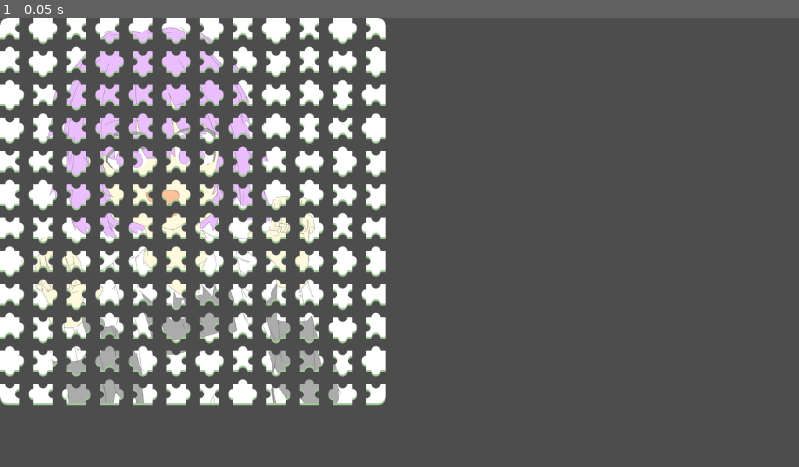
Above: before the commit, frame 1.
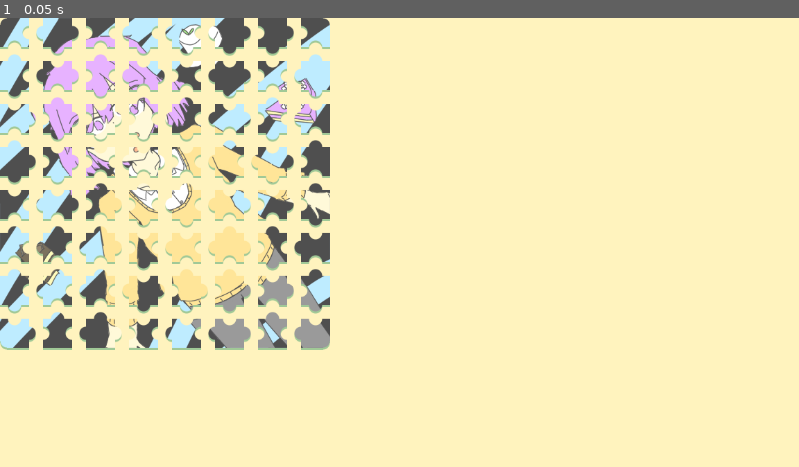
Above: after the commit, the same moment.

Repository: TripleCubes/CakePuzzle
Game: Godot game, scene res://Scenes/main.tscn
Two runs of this game, one before a commit and one after it. Both use one fixed random seed, a clock stepped at 60 frames per second and the inputs below.
Inputs:
- Up to frame 1 (0.05 s): no input

The runs differ from the first frame. In frame 1, 97% of the frame differs, in the area x 0-100%, y 0-100%.

Commit message:
Add 2 new sprites

Diff:
--- a/CakePuzzle/Scenes/main.tscn
+++ b/CakePuzzle/Scenes/main.tscn
@@ -1,8 +1,12 @@
-[gd_scene load_steps=2 format=3 uid="uid://daxam6xj00kwr"]
+[gd_scene load_steps=3 format=3 uid="uid://daxam6xj00kwr"]
 
 [ext_resource type="Script" path="res://Scripts/main.gd" id="1_6k8ji"]
+[ext_resource type="PackedScene" uid="uid://cbq3dhqky1053" path="res://Scenes/menu.tscn" id="2_c4ds1"]
 
 [node name="Main" type="Node2D"]
 script = ExtResource("1_6k8ji")
 
+[node name="Menu" parent="." instance=ExtResource("2_c4ds1")]
+visible = false
+
 [node name="Pieces" type="Node2D" parent="."]
--- /dev/null
+++ b/CakePuzzle/Scenes/menu.tscn
@@ -0,0 +1,19 @@
+[gd_scene load_steps=3 format=3 uid="uid://cbq3dhqky1053"]
+
+[ext_resource type="Texture2D" uid="uid://cmlt6in6uhkc" path="res://Assets/Sprites/selection_button.png" id="1_42mbl"]
+[ext_resource type="Texture2D" uid="uid://bjgkh3cx68nnv" path="res://Assets/Sprites/title.png" id="2_aj0cr"]
+
+[node name="Menu" type="Node2D"]
+
+[node name="TextureButton" type="TextureButton" parent="."]
+offset_left = 30.0
+offset_top = 290.0
+offset_right = 236.0
+offset_bottom = 366.0
+mouse_default_cursor_shape = 2
+texture_normal = ExtResource("1_42mbl")
+
+[node name="Title" type="Sprite2D" parent="."]
+position = Vector2(221.423, 134.75)
+scale = Vector2(0.604987, 0.604987)
+texture = ExtResource("2_aj0cr")
--- a/CakePuzzle/Scenes/piece.tscn
+++ b/CakePuzzle/Scenes/piece.tscn
@@ -2,8 +2,8 @@
 
 [ext_resource type="Shader" path="res://Shaders/piece.gdshader" id="1_1g31t"]
 [ext_resource type="Script" path="res://Scripts/Piece/piece.gd" id="1_657fp"]
-[ext_resource type="Texture2D" uid="uid://c518n4d5g8kgq" path="res://Assets/Sprites/double.png" id="2_wc3xg"]
 [ext_resource type="Script" path="res://Scripts/Piece/piece_sprite.gd" id="3_ngye2"]
+[ext_resource type="Texture2D" uid="uid://b8u02js4bel64" path="res://Assets/Sprites/_1.png" id="4_pyjnn"]
 [ext_resource type="Script" path="res://Scripts/Piece/piece_height.gd" id="5_eesca"]
 
 [sub_resource type="StyleBoxEmpty" id="StyleBoxEmpty_3r65l"]
@@ -62,7 +62,7 @@
 
 [node name="Sprite2D" type="Sprite2D" parent="."]
 material = SubResource("ShaderMaterial_ah5ir")
-texture = ExtResource("2_wc3xg")
+texture = ExtResource("4_pyjnn")
 centered = false
 offset = Vector2(-20, -20)
 script = ExtResource("3_ngye2")
--- /dev/null
+++ b/CakePuzzle/Scenes/selection_menu.tscn
@@ -0,0 +1,3 @@
+[gd_scene format=3 uid="uid://hjx6rq25as5b"]
+
+[node name="SelectionMenu" type="Node2D"]
--- a/CakePuzzle/Scripts/main.gd
+++ b/CakePuzzle/Scripts/main.gd
@@ -3,8 +3,8 @@
 var piece_list = []
 
 func _ready():
-	var divide_vec = Vector2(12, 12)
-	var circle_radius: float = 7
+	var divide_vec = Vector2(8, 8)
+	var circle_radius: float = 10
 
 	for i in divide_vec.y:
 		piece_list.append([])
--- a/CakePuzzle/project.godot
+++ b/CakePuzzle/project.godot
@@ -24,3 +24,4 @@
 
 renderer/rendering_method="gl_compatibility"
 renderer/rendering_method.mobile="gl_compatibility"
+environment/defaults/default_clear_color=Color(1, 0.952941, 0.745098, 1)
Binary file added: CakePuzzle/Assets/Sprites/_0.png
Not shown, added: CakePuzzle/Assets/Sprites/_0.png.import
Binary file added: CakePuzzle/Assets/Sprites/_1.png
Not shown, added: CakePuzzle/Assets/Sprites/_1.png.import
Binary file added: CakePuzzle/Assets/Sprites/selection_button.png
Not shown, added: CakePuzzle/Assets/Sprites/selection_button.png.import
Binary file added: CakePuzzle/Assets/Sprites/title.png
Not shown, added: CakePuzzle/Assets/Sprites/title.png.import
Not shown, added: CakePuzzle/Assets/Sprites/_0.png~
Not shown, added: CakePuzzle/Assets/Sprites/_1.png~
Not shown, added: CakePuzzle/Sketches/_0.kra
Not shown, added: CakePuzzle/Sketches/_0.kra~
(and 2 more such lines)
